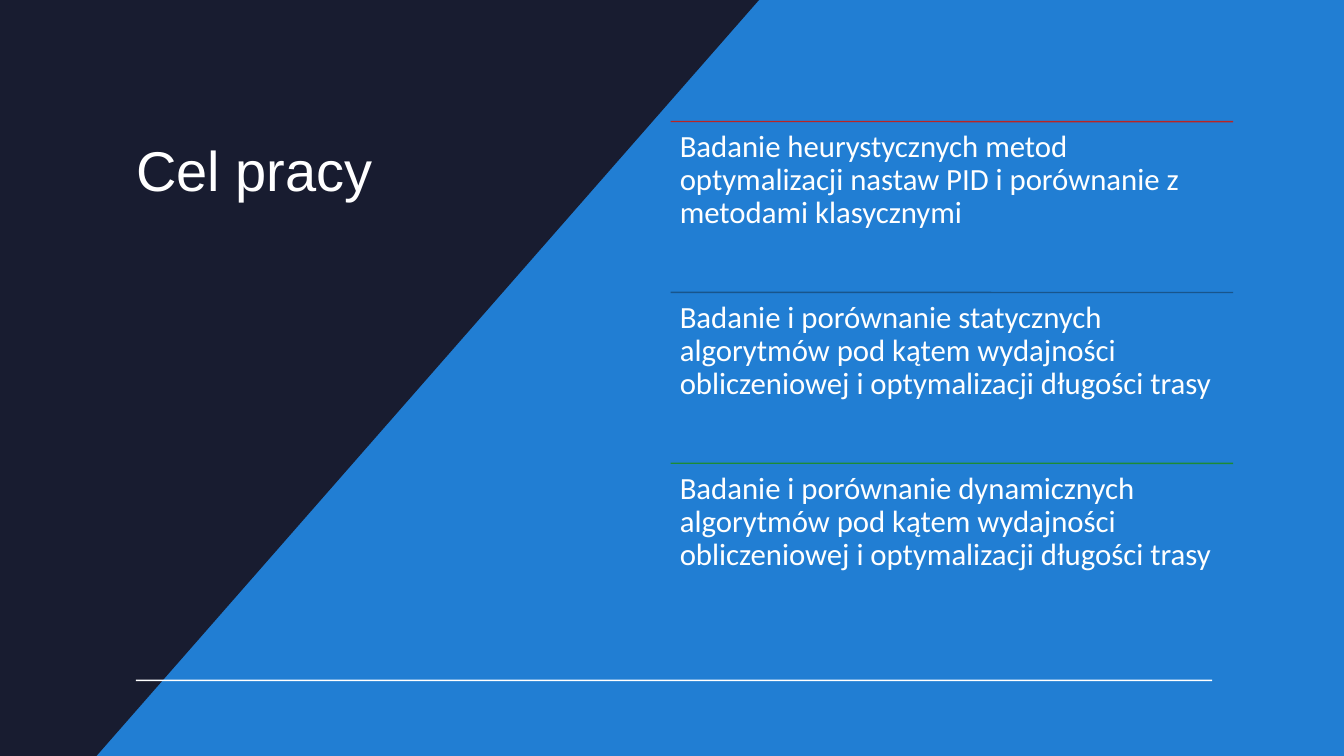
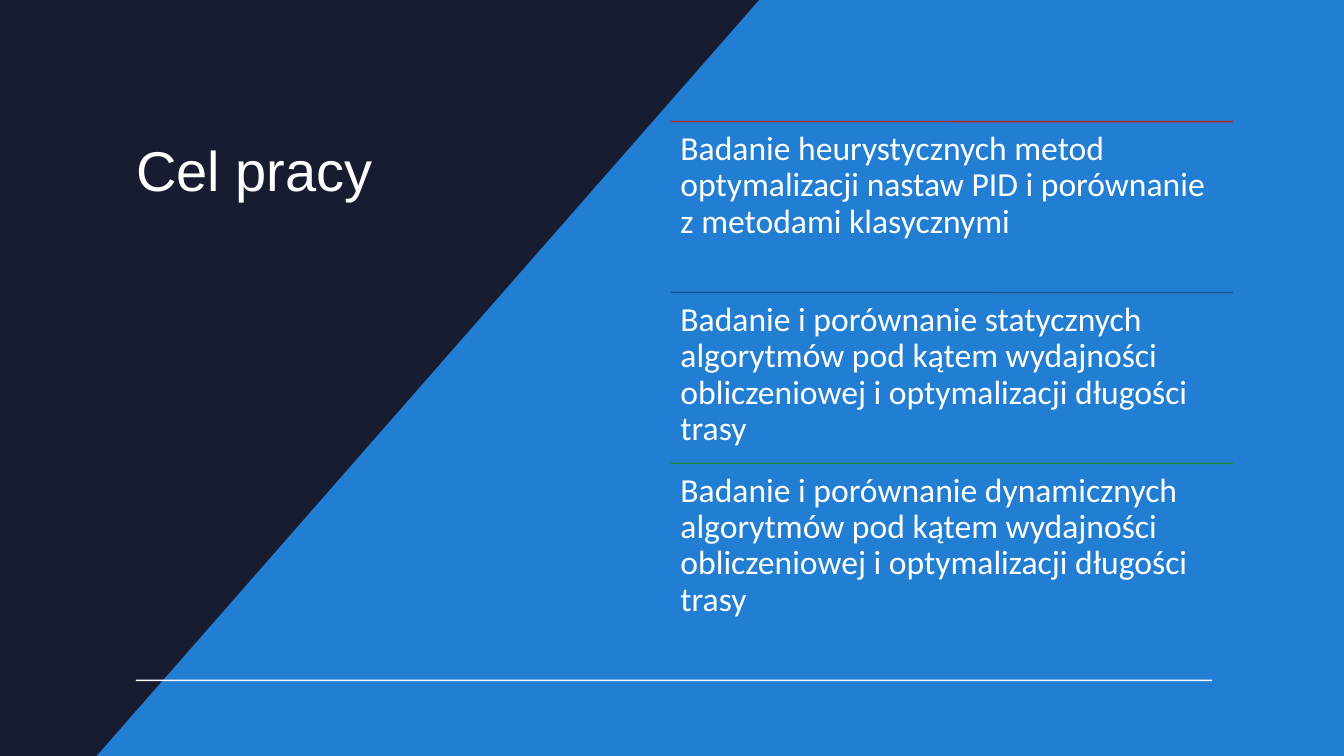
Before and after one commit to DevxMike/master_degree, a slide deck: slide 2 of ppt/Magisterka.odp. Drawn at 1344x756 pixels with LibreOffice and Linux fonts; fonts in the diff are those of the drawing. Boxes give left, top, right and bottom in pixels: in the first picture for what was removed or moved away, otherwise in the second. Text is boxed around its words. In the diff, an @@ line names an element or a change of style, - is before the commit and + after.

```diff
--- a/ppt/Magisterka.odp
+++ b/ppt/Magisterka.odp
@@ size 22 to 24 pt; more space between paragraphs in 3 elements at (670,122,1233,292), (670,292,1233,463), (670,464,1233,634) @@
```
Also in this commit, not shown: 2 other slides changed, 1 other file.
